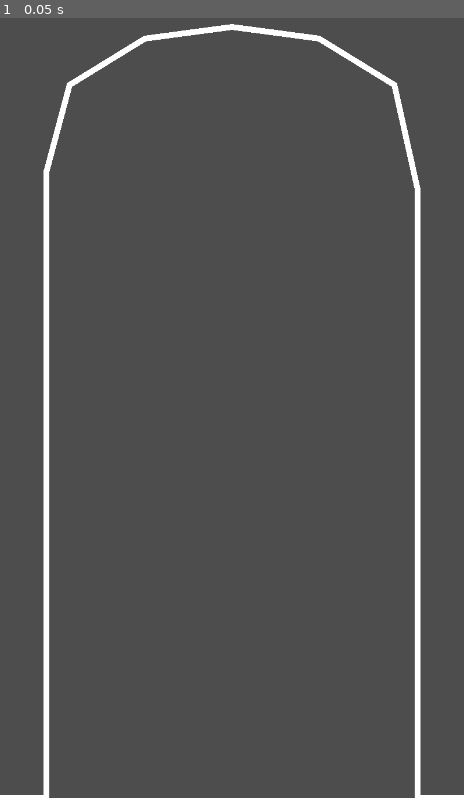
Above: before the commit, frame 1.
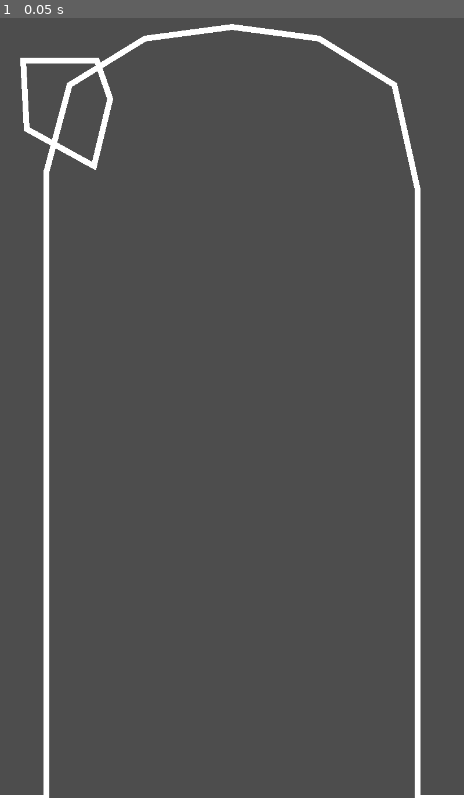
Above: after the commit, the same moment.

Repository: WOCae/L013
Game: Godot game, scene res://main.tscn
The game is run twice, just before and just after one commit, with the same random seed, the same clock (stepped at 60 frames per second) and the same inputs.
Inputs:
- Up to frame 1 (0.05 s): no input

The runs differ from the first frame. In frame 1, 0.5% of the frame differs, in the area x 4-25%, y 5-20%.

Commit message:
Update map_2.tscn

Diff:
--- a/map_2.tscn
+++ b/map_2.tscn
@@ -1,6 +1,10 @@
-[gd_scene format=3 uid="uid://dvg35q1sv0w0m"]
+[gd_scene format=3 uid="uid://dwflhyq3c2f6j"]
 
 [node name="MAP2" type="StaticBody2D"]
 
 [node name="CollisionPolygon2D" type="CollisionPolygon2D" parent="."]
 polygon = PackedVector2Array(41, 108, 166, 107, 193, 177, 163, 291, 47, 227)
+
+[node name="Line2D" type="Line2D" parent="."]
+points = PackedVector2Array(46, 226, 40, 108, 167, 108, 190, 174, 162, 290)
+closed = true
